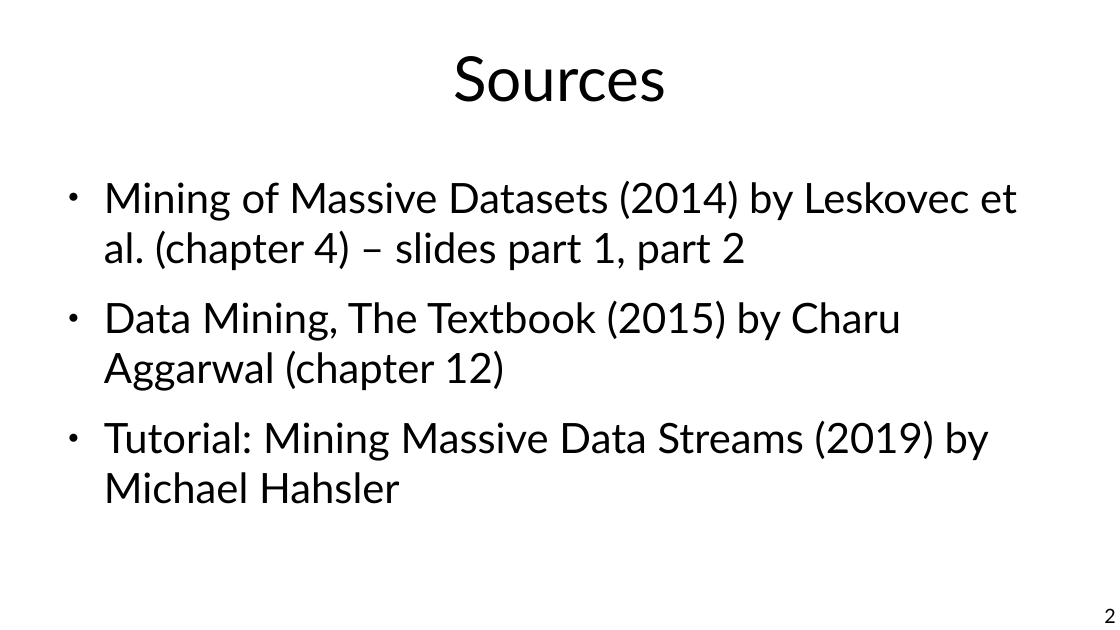
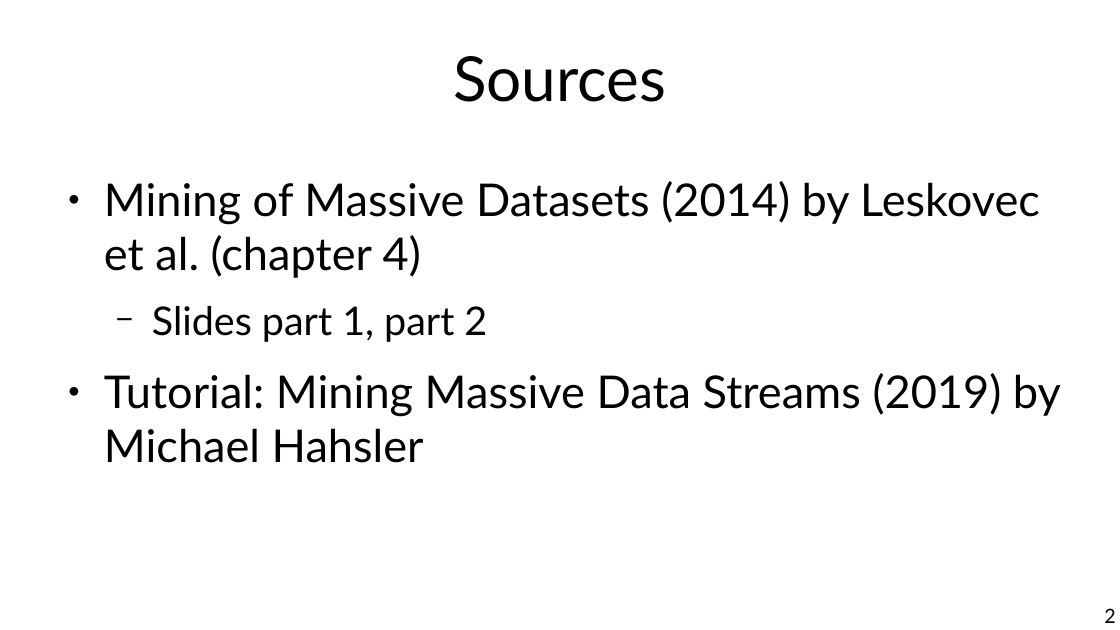
Before and after one commit to marco-calautti/data-mining-course, a slide deck: slide 2 of theory/tt10_streams.odp. Drawn at 1120x630 pixels with LibreOffice and Linux fonts; fonts in the diff are those of the drawing. Boxes give left, top, right and bottom in pixels: in the first picture for what was removed or moved away, otherwise in the second. Text is boxed around its words. In the diff, an @@ line names an element or a change of style, - is before the commit and + after.

Commit message:
Done

```diff
--- a/theory/tt10_streams.odp
+++ b/theory/tt10_streams.odp
@@ text at (104, 181, 1040, 342): text changed; size 29.6 to 32 pt @@
-● Mining of Massive Datasets (2014) by Leskovec et al. (chapter 4) – slides part 1, part 2
-● Data Mining, The Textbook (2015) by Charu Aggarwal (chapter 12)
+● Mining of Massive Datasets (2014) by Leskovec et al. (chapter 4)
+  − Slides part 1, part 2
@@ text at (104, 373, 1061, 463): size 29.6 to 32 pt in "Tutorial: Mining Massive Data Streams (2019) by ..." @@
```
Also in this commit, not shown: 8 other slides changed, 2 slides added.
